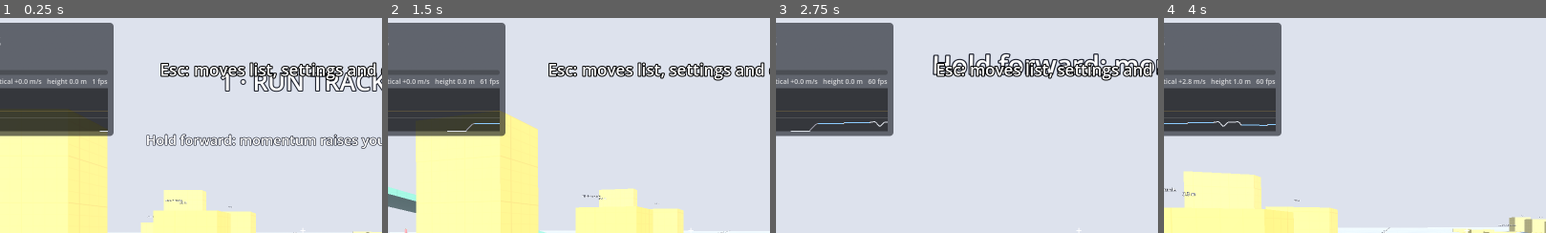
Above: before the commit, frames 1-4 (left to right).
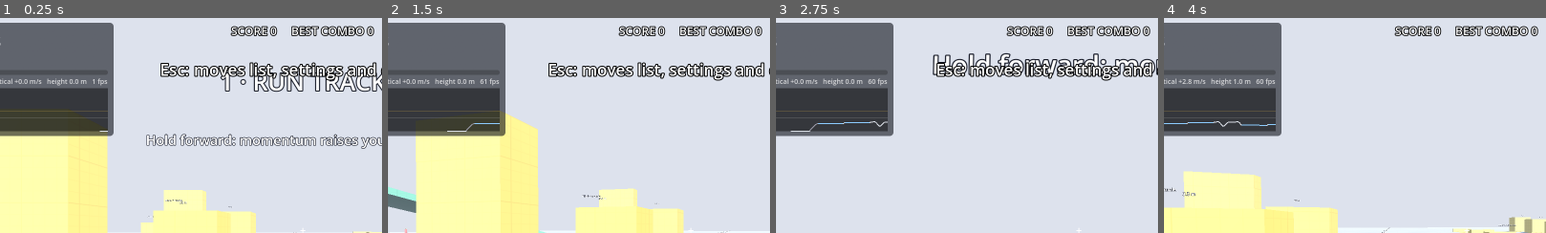
Above: after the commit, the same moments.

Repository: daxtinenichols/trickshot
Game: Godot game, scene res://levels/sandbox.tscn
Same seed, same stepped clock (60 frames per second), same inputs: the game is played once before the commit and once after it.
Inputs (mouse positions are % of the whole screen's width and height, from its top left):
- Up to frame 1 (0.25 s): no input
- Up to frame 2 (1.5 s): tap Enter at 0.5 s; move the mouse to (55, 50) at 0.52 s; hold Ctrl (crouch) 0.53-1.28 s; hold W (move_forward) from 0.53 s (still down); tap Space (jump) at 0.77, 1.07 s; click (55, 50) at 0.8 s; move the mouse to (45, 50) at 1.27 s; click (45, 50) at 1.35 s
- Up to frame 3 (2.75 s): keep holding W (move_forward); tap Space (jump) at 1.52, 1.82 s; tap F (kick) at 1.55, 2.1 s; move the mouse to (52, 48) at 2.02 s; click (52, 48) at 2.17 s; tap Q (quick_turn) at 2.3 s
- Up to frame 4 (4 s): keep holding W (move_forward); move the mouse to (49, 52) at 2.77 s; tap Q (quick_turn) at 2.85 s; click (49, 52) at 2.92 s; tap Space (jump) at 3.02, 3.32, 3.77, 3.8 s; tap Shift (sprint) at 3.05 s; move the mouse to (57, 51) at 3.52 s; hold Shift (sprint) from 3.53 s (still down); click (57, 51) at 3.67 s
The pictures show only the part of the screen within x 10-60%, y 1-51%; the shares and areas given below are measured in that part.

The runs differ from the first frame. In frame 1, 1.3% of the frame differs, in the area x 60-98%, y 3-9%; in frame 2, 1.3%; in frame 3, 1.3%; in frame 4, 1.3%.

Commit message:
Add Skate-style combo scoring prototype
ComboTracker listens to player tricks and pistol hits. Multiplier = number
of different tricks; repeats decay to 60%; points scale with speed (1-2x)
and move quality (0.75-1.25x). Combos bank on coming to rest or after 2 s
without a trick (long moves hold the clock); crashes, hard landings, wall
slams and respawns bail. Stylish hits (headshot, air, long, slide, wallrun,
flip, spin, kills) add tricks, and combos scale shot damage up to 3x.
ComboHud shows score, the running combo, its bank timer and damage.

Co-Authored-By: Claude Opus 5.5 (1M context) <noreply@anthropic.com>
Claude-Session: https://claude.ai/code/session_011hg9Kk5Vd2Ayb5Vtmyg1qs

Diff:
--- a/levels/sandbox.gd
+++ b/levels/sandbox.gd
@@ -9,6 +9,8 @@
 
 
 var menu: PauseMenu
+var combo: ComboTracker
+var combo_hud: ComboHud
 
 
 func _ready() -> void:
@@ -18,6 +20,12 @@
 	menu = PauseMenu.new()
 	add_child(menu)
 	menu.setup(player)  # applies saved settings (after tuning so they win)
+	combo = ComboTracker.new()
+	add_child(combo)
+	combo.setup(player, player.weapon as Pistol)
+	combo_hud = ComboHud.new()
+	add_child(combo_hud)
+	combo_hud.setup(combo)
 	go_to_zone(0)
 	hud.show_toast("Esc: moves list, settings and controls", 4.0)
 
--- a/player/player.gd
+++ b/player/player.gd
@@ -1223,6 +1223,11 @@
 	_kick_recovery = recovery
 
 
+## Seconds since last on the ground (wallruns and climbs count as off it).
+func time_off_ground() -> float:
+	return _since_floor
+
+
 ## Rotation done in the air since takeoff (x = yaw, y = pitch; radians).
 func air_rotation() -> Vector2:
 	return Vector2(_air_yaw, _air_pitch)
--- /dev/null
+++ b/scoring/combo_tracker.gd
@@ -0,0 +1,254 @@
+class_name ComboTracker
+extends Node
+## Skate-style combo scoring.
+##
+## - Every move and every stylish hit adds points to the running combo.
+## - Multiplier = number of DIFFERENT tricks in the combo, so variety pays.
+##   Repeating a trick in the same combo is worth less each time.
+## - Each trick's points scale with speed (1x at run pace, 2x at top speed)
+##   and with how well it was done (quality 0..1 -> 0.75x..1.25x).
+## - The combo banks (points x multiplier go to your score) when you come to
+##   rest or go `bank_after` seconds without a new trick. Sliding, wallrunning,
+##   climbing and vaulting hold the clock.
+## - Bailing (crash, hard landing, slamming into a wall, falling out) loses it.
+## - Damage scales with the combo: 1 + 0.2 per different trick, times the
+##   speed bonus, capped at 3x.
+##
+## Pure game logic: reads the player, never changes it.
+
+signal combo_changed
+signal banked(points: int, multiplier: int, total: int)
+signal bailed(points: int, reason: StringName)
+
+## Base points per trick. Names match Player.trick signal names, plus shot
+## tricks created here.
+const POINTS := {
+	&"hop": 25,
+	&"slide": 50,
+	&"slide_jump": 75,
+	&"vault": 75,
+	&"mantle": 75,
+	&"wallrun": 50,           # on entry; plus WALLRUN_PER_SECOND while on the wall
+	&"wall_jump": 150,
+	&"wall_hop": 150,
+	&"wall_climb": 100,
+	&"wall_climb_kick": 150,
+	&"landing_roll": 100,
+	&"kick_off": 150,         # 250 when kicking off a target
+	&"dolphin_dive": 100,
+	&"kick": 50,
+	&"door_kick": 100,
+	&"window_kick": 100,
+	&"window_smash": 150,
+	&"backflip": 300,
+	&"frontflip": 300,
+	&"spin_360": 200,
+	&"spin_720": 500,
+	&"spin_1080": 900,
+	# Shots
+	&"hit": 25,
+	&"headshot": 150,
+	&"air_shot": 200,
+	&"long_shot": 200,
+	&"slide_shot": 200,
+	&"wallrun_shot": 300,
+	&"flip_shot": 400,
+	&"spin_shot": 400,
+	&"kill": 100,
+	&"combo_kill": 500,
+}
+const KICK_OFF_TARGET_POINTS := 250
+const WALLRUN_PER_SECOND := 100.0
+const BAIL_TRICKS := [&"crash", &"hard_landing", &"wall_impact"]
+## States where a long move is under way, so the bank clock holds.
+const HOLDING_STATES := [
+	Player.State.SLIDE, Player.State.WALLRUN, Player.State.WALLCLIMB,
+	Player.State.VAULT, Player.State.MANTLE, Player.State.ROLL, Player.State.PRONE_SLIDE,
+]
+const REST_STATES := [Player.State.GROUND, Player.State.CROUCH, Player.State.PRONE]
+
+@export var bank_after := 2.0
+## Below this speed on the ground for `rest_time`, you've come to rest.
+@export var rest_speed := 1.0
+@export var rest_time := 0.25
+## Each repeat of a trick in one combo is worth this fraction of the last.
+@export var repeat_decay := 0.6
+@export var damage_per_trick := 0.2
+@export var damage_cap := 3.0
+## Air shots need this long off the ground.
+@export var air_shot_time := 0.4
+@export var long_shot_distance := 40.0
+
+var player: Player
+var score := 0
+var best_combo := 0
+## Current combo: one entry per trick name, in order first done:
+## {name, points (float), count}.
+var entries: Array[Dictionary] = []
+var combo_points := 0.0
+var time_left := 0.0
+
+var _rest := 0.0
+var _wallrun_entry := -1
+
+
+func setup(p: Player, pistol: Pistol = null) -> void:
+	player = p
+	p.trick.connect(on_trick)
+	p.respawned.connect(func() -> void: bail(&"respawn"))
+	if pistol:
+		pistol.hit.connect(on_hit)
+		pistol.damage_scale = damage_multiplier
+
+
+func is_active() -> bool:
+	return not entries.is_empty()
+
+
+func multiplier() -> int:
+	return entries.size()
+
+
+func combo_total() -> int:
+	return roundi(combo_points * multiplier())
+
+
+## 1x at run pace or slower, 2x at top speed and above.
+func speed_bonus(speed: float) -> float:
+	if player == null:
+		return 1.0
+	var t := player.tuning
+	return 1.0 + clampf((speed - t.run_speed) / maxf(t.top_speed - t.run_speed, 0.01), 0.0, 1.0)
+
+
+## Shot damage scale from the current combo and speed (1x .. damage_cap).
+func damage_multiplier() -> float:
+	var speed := player.horizontal_speed() if player else 0.0
+	return minf((1.0 + damage_per_trick * multiplier()) * speed_bonus(speed), damage_cap)
+
+
+# ---------------------------------------------------------------- events
+
+func on_trick(trick_name: StringName, info: Dictionary) -> void:
+	if trick_name in BAIL_TRICKS:
+		bail(trick_name)
+		return
+	if not POINTS.has(trick_name):
+		return  # feedback-only events (quick turn, kick miss)
+	var base: float = POINTS[trick_name]
+	if trick_name == &"kick_off" and info.get("target", false):
+		base = KICK_OFF_TARGET_POINTS
+	var idx := add(trick_name, base, float(info.get("speed", 0.0)), info.get("quality", -1.0))
+	if trick_name == &"wallrun":
+		_wallrun_entry = idx
+
+
+## A pistol hit. Style comes from what the player was doing when they fired.
+func on_hit(info: Dictionary) -> void:
+	if info.get("target") == null:
+		return
+	var speed := player.horizontal_speed() if player else 0.0
+	var tags: Array = info.get("tags", [])
+	var style: Array[StringName] = []
+	if info.get("zone", &"") == &"head":
+		style.append(&"headshot")
+	if &"airborne" in tags and player and player.time_off_ground() >= air_shot_time:
+		style.append(&"air_shot")
+	if float(info.get("distance", 0.0)) > long_shot_distance:
+		style.append(&"long_shot")
+	if &"wallrun" in tags:
+		style.append(&"wallrun_shot")
+	if &"sliding" in tags or &"diving" in tags:
+		style.append(&"slide_shot")
+	if &"flipping" in tags or &"upside_down" in tags:
+		style.append(&"flip_shot")
+	if &"spinning" in tags:
+		style.append(&"spin_shot")
+	if info.get("killed", false):
+		style.append(&"combo_kill" if is_active() else &"kill")
+	if style.is_empty():
+		style.append(&"hit")
+	for s in style:
+		add(s, POINTS[s], speed)
+
+
+## Adds a trick to the combo (starting one if needed). Returns its entry index.
+func add(trick_name: StringName, base: float, speed: float, quality: float = -1.0) -> int:
+	var value := base * speed_bonus(speed)
+	if quality >= 0.0:
+		value *= lerpf(0.75, 1.25, clampf(quality, 0.0, 1.0))
+	var idx := _find(trick_name)
+	if idx < 0:
+		entries.append({"name": trick_name, "points": 0.0, "count": 0})
+		idx = entries.size() - 1
+	var e := entries[idx]
+	value *= pow(repeat_decay, e.count)
+	e.count += 1
+	e.points += value
+	combo_points += value
+	time_left = bank_after
+	_rest = 0.0
+	combo_changed.emit()
+	return idx
+
+
+func bank() -> void:
+	if not is_active():
+		return
+	var total := combo_total()
+	var mult := multiplier()
+	var pts := roundi(combo_points)
+	score += total
+	best_combo = maxi(best_combo, total)
+	_clear()
+	banked.emit(pts, mult, total)
+
+
+func bail(reason: StringName) -> void:
+	if not is_active():
+		return
+	var lost := combo_total()
+	_clear()
+	bailed.emit(lost, reason)
+
+
+func _clear() -> void:
+	entries.clear()
+	combo_points = 0.0
+	time_left = 0.0
+	_rest = 0.0
+	_wallrun_entry = -1
+	combo_changed.emit()
+
+
+func _find(trick_name: StringName) -> int:
+	for i in entries.size():
+		if entries[i].name == trick_name:
+			return i
+	return -1
+
+
+# ---------------------------------------------------------------- tick
+
+func _physics_process(delta: float) -> void:
+	tick(delta)
+
+
+func tick(delta: float) -> void:
+	if player == null or not is_active():
+		return
+	var state := player.state
+	if state == Player.State.WALLRUN and _wallrun_entry >= 0 and _wallrun_entry < entries.size():
+		var add_pts := WALLRUN_PER_SECOND * delta * speed_bonus(player.horizontal_speed())
+		entries[_wallrun_entry].points += add_pts
+		combo_points += add_pts
+	if state in HOLDING_STATES:
+		time_left = bank_after
+	else:
+		time_left -= delta
+	if state in REST_STATES and player.horizontal_speed() < rest_speed:
+		_rest += delta
+	else:
+		_rest = 0.0
+	if time_left <= 0.0 or _rest >= rest_time:
+		bank()
--- a/tests/run_tests.gd
+++ b/tests/run_tests.gd
@@ -11,6 +11,7 @@
 	"res://tests/test_sandbox_level.gd",
 	"res://tests/test_weapons.gd",
 	"res://tests/test_settings.gd",
+	"res://tests/test_combo.gd",
 ]
 
 
--- /dev/null
+++ b/tests/test_combo.gd
@@ -0,0 +1,170 @@
+extends TestCase
+## Skate-style combo scoring: multiplier from variety, repeat decay, speed
+## bonus, banking, bailing, shot style and combo damage.
+
+var w: TestWorld
+var c: ComboTracker
+
+
+func before_each() -> void:
+	w = TestWorld.new()
+	tree.root.add_child(w)
+	c = ComboTracker.new()
+	w.add_child(c)
+
+
+func after_each() -> void:
+	w.queue_free()
+	await tree.process_frame
+
+
+func _setup(pos := Vector3(0, 0.05, 0)) -> Player:
+	w.add_floor()
+	var p := w.spawn_player(pos)
+	c.setup(p, p.weapon as Pistol)
+	await w.step(20)
+	return p
+
+
+# ------------------------------------------------------------------ rules (no movement)
+
+func test_variety_sets_multiplier_and_repeats_decay() -> void:
+	await _setup()
+	c.on_trick(&"slide", {"speed": 0.0})
+	c.on_trick(&"vault", {"speed": 0.0})
+	c.on_trick(&"slide", {"speed": 0.0})
+	check(c.multiplier() == 2, "two different tricks = x2 (got x%d)" % c.multiplier())
+	# slide 50 + vault 75 + slide 50*0.6 = 155
+	check_near(c.combo_points, 155.0, 0.01, "repeat worth 60% of the last")
+	check(c.combo_total() == 310, "total = points x multiplier (got %d)" % c.combo_total())
+
+
+func test_speed_and_quality_scale_points() -> void:
+	var p := await _setup()
+	c.on_trick(&"vault", {"speed": p.tuning.top_speed})
+	check_near(c.combo_points, 150.0, 0.01, "top speed doubles points")
+	c.bail(&"test")
+	c.on_trick(&"vault", {"speed": 0.0, "quality": 1.0})
+	check_near(c.combo_points, 93.75, 0.01, "perfect quality is 1.25x")
+	c.bail(&"test")
+	c.on_trick(&"vault", {"speed": 0.0, "quality": 0.0})
+	check_near(c.combo_points, 56.25, 0.01, "sloppy quality is 0.75x")
+
+
+func test_bank_adds_to_score_and_bail_loses() -> void:
+	await _setup()
+	c.on_trick(&"slide", {})
+	c.on_trick(&"backflip", {})
+	c.bank()
+	check(c.score == 700, "banked (50 + 300) x 2 = 700 (got %d)" % c.score)
+	check(not c.is_active(), "combo cleared after banking")
+	c.on_trick(&"slide", {})
+	c.on_trick(&"crash", {})
+	check(c.score == 700 and not c.is_active(), "crash bails: combo lost, score kept")
+	check(c.best_combo == 700, "best combo recorded")
+
+
+func test_feedback_events_score_nothing() -> void:
+	await _setup()
+	c.on_trick(&"quick_turn", {})
+	c.on_trick(&"kick_miss", {})
+	check(not c.is_active(), "quick turn and kick miss don't start a combo")
+
+
+func test_combo_damage_scales_and_caps() -> void:
+	var p := await _setup()
+	check_near(c.damage_multiplier(), 1.0, 0.001, "no combo, standing: 1x")
+	for t in [&"slide", &"vault", &"mantle", &"wallrun", &"wall_jump"]:
+		c.on_trick(t, {})
+	check_near(c.damage_multiplier(), 2.0, 0.001, "5 different tricks: 1 + 5 x 0.2 = 2x")
+	p.velocity = Vector3(0, 0, -p.tuning.top_speed)
+	check_near(c.damage_multiplier(), 3.0, 0.001, "at top speed it would be 4x, capped at 3x")
+
+
+# ------------------------------------------------------------------ in play
+
+func test_coming_to_rest_banks() -> void:
+	var p := await _setup()
+	await w.step_until(func() -> bool: return p.horizontal_speed() > 7.0, 600, TestWorld.forward_input())
+	await w.press(InputFrame.make(Vector2(0, 1), false, true), 5)
+	check(c.is_active(), "slide started a combo")
+	var banked := await w.step_until(func() -> bool: return not c.is_active(), 240)
+	check(banked and c.score > 0, "stopping banks the combo (score %d)" % c.score)
+
+
+func test_two_seconds_without_a_trick_banks() -> void:
+	var p := await _setup()
+	await w.step_until(func() -> bool: return p.horizontal_speed() > 6.5, 600, TestWorld.forward_input())
+	c.on_trick(&"vault", {"speed": p.horizontal_speed()})
+	await w.step(int(c.bank_after * 60.0) - 10, TestWorld.forward_input())
+	check(c.is_active(), "still going just before the 2 s window")
+	await w.step(15, TestWorld.forward_input())
+	check(not c.is_active() and c.score > 0, "banks after 2 s with no new trick")
+
+
+func test_hard_landing_bails() -> void:
+	w.add_floor()
+	var p := w.spawn_player(Vector3(0, 9.0, 0))
+	c.setup(p, p.weapon as Pistol)
+	await w.step(1)
+	c.on_trick(&"backflip", {})
+	await w.step_until(func() -> bool: return p.state != Player.State.AIR, 180)
+	check(p.state == Player.State.STUN, "hard landing stuns")
+	check(not c.is_active() and c.score == 0, "and loses the combo")
+
+
+func test_respawn_bails() -> void:
+	var p := await _setup()
+	c.on_trick(&"slide", {})
+	p.respawn()
+	check(not c.is_active() and c.score == 0, "falling out / respawning loses the combo")
+
+
+func test_wallrun_scores_per_second() -> void:
+	w.add_floor()
+	w.add_box(Vector3(2.0, 3.0, -30.0), Vector3(1.0, 6.0, 60.0))
+	var p := w.spawn_player(Vector3(-1.8, 0.05, 0), -0.3)
+	c.setup(p, p.weapon as Pistol)
+	await w.step(20)
+	await w.step_until(func() -> bool: return p.global_position.x > 0.3, 300, TestWorld.forward_input())
+	await w.press(InputFrame.make(Vector2(0, 1), true))
+	var ok := await w.step_until(func() -> bool: return p.state == Player.State.WALLRUN, 90, TestWorld.forward_input())
+	check(ok, "wallrun starts")
+	var entry := c.entries[c._find(&"wallrun")] if c._find(&"wallrun") >= 0 else {}
+	var start: float = entry.get("points", 0.0)
+	await w.step(30, TestWorld.forward_input())
+	var now: float = c.entries[c._find(&"wallrun")].points if c._find(&"wallrun") >= 0 else 0.0
+	check(now - start > 45.0, "half a second on the wall adds ~50+ points (got %.1f)" % (now - start))
+	check(c.is_active(), "combo held while on the wall")
+
+
+func test_air_headshot_scores_style_and_hits_harder() -> void:
+	var p := await _setup()
+	var t := ShootingTarget.new()
+	t.position = Vector3(0, 0, -12)
+	w.add_child(t)
+	var gun := p.weapon as Pistol
+	var hits: Array[Dictionary] = []
+	gun.hit.connect(func(i: Dictionary) -> void: hits.append(i))
+	await w.step(2)
+	# Build a combo, then jump and shoot the head once well off the ground.
+	c.on_trick(&"slide", {})
+	c.on_trick(&"vault", {})
+	await w.press(InputFrame.make(Vector2.ZERO, true))
+	await w.step_until(func() -> bool: return p.time_off_ground() >= 0.45, 60)
+	var head := t.global_position + Vector3(0, ShootingTarget.HEAD_HEIGHT, 0)
+	var eye := p.camera.global_position
+	var d := head - eye
+	p.yaw = atan2(-d.x, -d.z)
+	p.pitch = atan2(d.y, Vector2(d.x, d.z).length())
+	p.rotation = Vector3(0, p.yaw, 0)
+	p.head.rotation = Vector3(p.pitch, 0, 0)
+	gun.trigger_pressed = true
+	await w.step(1)
+	check(hits.size() == 1 and hits[0].zone == &"head", "headshot landed")
+	if hits.is_empty():
+		return
+	check_near(hits[0].damage, 70.0 * 1.4, 0.5, "two-trick combo: headshot does 1.4x (got %.1f)" % hits[0].damage)
+	check(c._find(&"headshot") >= 0, "headshot scored")
+	check(c._find(&"air_shot") >= 0, "air shot scored")
+	check(c.multiplier() == 4, "slide, vault, headshot, air shot = x4 (got x%d)" % c.multiplier())
--- a/tools/screenshots.gd
+++ b/tools/screenshots.gd
@@ -55,6 +55,21 @@
 		await process_frame
 	root.get_texture().get_image().save_png(out.path_join("range_headshot.png"))
 	print("saved range_headshot")
+	# A combo in progress (scripted tricks, player held mid-air so it doesn't bank).
+	level.go_to_zone(3)
+	for i in 10:
+		await physics_frame
+	player.set_physics_process(false)
+	player.global_position += Vector3(0, 3, 0)
+	player.velocity = Vector3(0, 0, -9)
+	player.state = Player.State.AIR
+	for t in [&"slide", &"vault", &"wallrun", &"wall_jump", &"backflip", &"backflip"]:
+		level.combo.on_trick(t, {"speed": 8.5, "quality": 0.8})
+	for i in 4:
+		await process_frame
+	root.get_texture().get_image().save_png(out.path_join("combo.png"))
+	print("saved combo")
+	player.set_physics_process(true)
 	# Pause menu tabs.
 	gun.aim_held = false
 	for tab in 3:
--- /dev/null
+++ b/ui/combo_hud.gd
@@ -0,0 +1,143 @@
+class_name ComboHud
+extends CanvasLayer
+## Score and the running combo: "1,240 x 5", the tricks in it, the time left
+## before it banks, and the shot damage it gives. Flashes on bank and bail.
+
+const SHOT_NAMES := {
+	&"hit": "HIT",
+	&"headshot": "HEADSHOT",
+	&"air_shot": "AIR SHOT",
+	&"long_shot": "LONG SHOT",
+	&"slide_shot": "SLIDE SHOT",
+	&"wallrun_shot": "WALLRUN SHOT",
+	&"flip_shot": "FLIP SHOT",
+	&"spin_shot": "SPIN SHOT",
+	&"kill": "KILL",
+	&"combo_kill": "COMBO KILL",
+}
+
+var tracker: ComboTracker
+
+var _root: Control
+var _score: Label
+var _combo: Label
+var _list: Label
+var _bar: ProgressBar
+var _damage: Label
+var _flash: Label
+var _flash_time := 0.0
+
+
+static func trick_label(trick_name: StringName) -> String:
+	if SHOT_NAMES.has(trick_name):
+		return SHOT_NAMES[trick_name]
+	return DebugHud.TRICK_NAMES.get(trick_name, String(trick_name).to_upper())
+
+
+## "SLIDE + WALLRUN + BACKFLIP x2", newest last, at most `max_items`.
+static func combo_list_text(entries: Array[Dictionary], max_items := 6) -> String:
+	var parts: Array[String] = []
+	for e in entries:
+		var s := trick_label(e.name)
+		if e.count > 1:
+			s += " x%d" % e.count
+		parts.append(s)
+	if parts.size() > max_items:
+		parts = parts.slice(parts.size() - max_items)
+		parts.push_front("...")
+	return "  +  ".join(parts)
+
+
+static func with_commas(n: int) -> String:
+	var s := str(absi(n))
+	var out := ""
+	while s.length() > 3:
+		out = "," + s.substr(s.length() - 3) + out
+		s = s.substr(0, s.length() - 3)
+	return ("-" if n < 0 else "") + s + out
+
+
+func _ready() -> void:
+	layer = 9
+	_root = Control.new()
+	_root.set_anchors_preset(Control.PRESET_FULL_RECT)
+	_root.mouse_filter = Control.MOUSE_FILTER_IGNORE
+	add_child(_root)
+
+	_score = _make_label(24, Control.PRESET_CENTER_TOP, Vector2(-400, 16), 800)
+
+	var box := VBoxContainer.new()
+	box.set_anchors_preset(Control.PRESET_CENTER_BOTTOM)
+	box.position = Vector2(-450, -230)
+	box.custom_minimum_size = Vector2(900, 0)
+	box.alignment = BoxContainer.ALIGNMENT_END
+	box.mouse_filter = Control.MOUSE_FILTER_IGNORE
+	_root.add_child(box)
+	_combo = _styled(Label.new(), 44)
+	box.add_child(_combo)
+	_list = _styled(Label.new(), 18)
+	_list.autowrap_mode = TextServer.AUTOWRAP_WORD_SMART
+	box.add_child(_list)
+	_bar = ProgressBar.new()
+	_bar.max_value = 1.0
+	_bar.step = 0.001
+	_bar.show_percentage = false
+	_bar.custom_minimum_size = Vector2(240, 6)
+	_bar.size_flags_horizontal = Control.SIZE_SHRINK_CENTER
+	box.add_child(_bar)
+	_damage = _styled(Label.new(), 15)
+	_damage.modulate = Color(1, 1, 1, 0.75)
+	box.add_child(_damage)
+
+	_flash = _make_label(34, Control.PRESET_CENTER, Vector2(-300, -150), 600)
+
+
+func setup(t: ComboTracker) -> void:
+	tracker = t
+	t.banked.connect(func(_pts: int, _mult: int, total: int) -> void:
+		_show_flash("+%s" % with_commas(total), Color(0.45, 1.0, 0.55)))
+	t.bailed.connect(func(lost: int, _reason: StringName) -> void:
+		_show_flash("BAILED  -%s" % with_commas(lost), Color(1.0, 0.35, 0.3)))
+
+
+func _process(delta: float) -> void:
+	_flash_time -= delta
+	_flash.modulate.a = clampf(_flash_time / 0.4, 0.0, 1.0)
+	if tracker == null:
+		return
+	_score.text = "SCORE %s     BEST COMBO %s" % [with_commas(tracker.score), with_commas(tracker.best_combo)]
+	var active := tracker.is_active()
+	_combo.visible = active
+	_list.visible = active
+	_bar.visible = active
+	_damage.visible = active
+	if not active:
+		return
+	_combo.text = "%s  x%d" % [with_commas(roundi(tracker.combo_points)), tracker.multiplier()]
+	_list.text = combo_list_text(tracker.entries)
+	_bar.value = clampf(tracker.time_left / tracker.bank_after, 0.0, 1.0)
+	_damage.text = "shot damage x%.1f" % tracker.damage_multiplier()
+
+
+func _show_flash(text: String, color: Color) -> void:
+	_flash.text = text
+	_flash.add_theme_color_override("font_color", color)
+	_flash_time = 1.4
+
+
+func _make_label(font_size: int, preset: Control.LayoutPreset, pos: Vector2, width: float) -> Label:
+	var l := _styled(Label.new(), font_size)
+	l.set_anchors_preset(preset)
+	l.position = pos
+	l.custom_minimum_size = Vector2(width, 0)
+	_root.add_child(l)
+	return l
+
+
+func _styled(l: Label, font_size: int) -> Label:
+	l.add_theme_font_size_override("font_size", font_size)
+	l.add_theme_color_override("font_outline_color", Color(0, 0, 0))
+	l.add_theme_constant_override("outline_size", 7)
+	l.horizontal_alignment = HORIZONTAL_ALIGNMENT_CENTER
+	l.mouse_filter = Control.MOUSE_FILTER_IGNORE
+	return l
--- a/ui/moves_guide.gd
+++ b/ui/moves_guide.gd
@@ -22,6 +22,7 @@
 	["Backflip", "In the air, keep moving the view up and over until it comes back around.", "Flick hard: past straight up it turns faster. Land level or you crash."],
 	["Front flip", "In the air, keep moving the view down and over.", "Same as the backflip, the other way."],
 	["360 / 720", "In the air, turn a full circle (or two).", "Quick turn doesn't count. You have to spin it yourself."],
+	["Combos", "Chain moves and stylish hits without stopping. Each different trick adds +1 to the multiplier.", "Faster and cleaner moves score more. The combo banks when you stop or go 2 s without a trick; crashing, a hard landing or slamming into a wall loses it. Bigger combos make your shots hit harder (up to 3x)."],
 	["Shooting", "{fire} to fire, {aim} to aim, {fire_mode} switches semi/auto, {reload} reloads.", "The first shot always lands on the crosshair, even mid-flip. Headshots do 2.5x."],
 ]
 
--- a/weapons/pistol.gd
+++ b/weapons/pistol.gd
@@ -27,6 +27,8 @@
 var reload_pressed := false
 var mode_pressed := false
 
+## Optional: returns a damage multiplier (e.g. from the combo). Called per hit.
+var damage_scale := Callable()
 var full_auto := false
 var ammo := 0
 var shots_fired := 0
@@ -179,12 +181,14 @@
 	if distance > stats.falloff_start:
 		var t := clampf((distance - stats.falloff_start) / maxf(stats.falloff_end - stats.falloff_start, 0.01), 0.0, 1.0)
 		falloff = lerpf(1.0, stats.min_damage_fraction, t)
-	var dmg := stats.damage * falloff * (stats.headshot_multiplier if zone == &"head" else 1.0)
+	var scale := float(damage_scale.call()) if damage_scale.is_valid() else 1.0
+	var dmg := stats.damage * falloff * (stats.headshot_multiplier if zone == &"head" else 1.0) * scale
 	var info := {
 		"collider": collider,
 		"zone": zone,
 		"damage": dmg,
 		"distance": distance,
+		"damage_scale": scale,
 		"position": result.position,
 		"normal": result.normal,
 		"direction": dir,
Not shown, added: scoring/combo_tracker.gd.uid
Not shown, added: tests/test_combo.gd.uid
Not shown, added: ui/combo_hud.gd.uid
